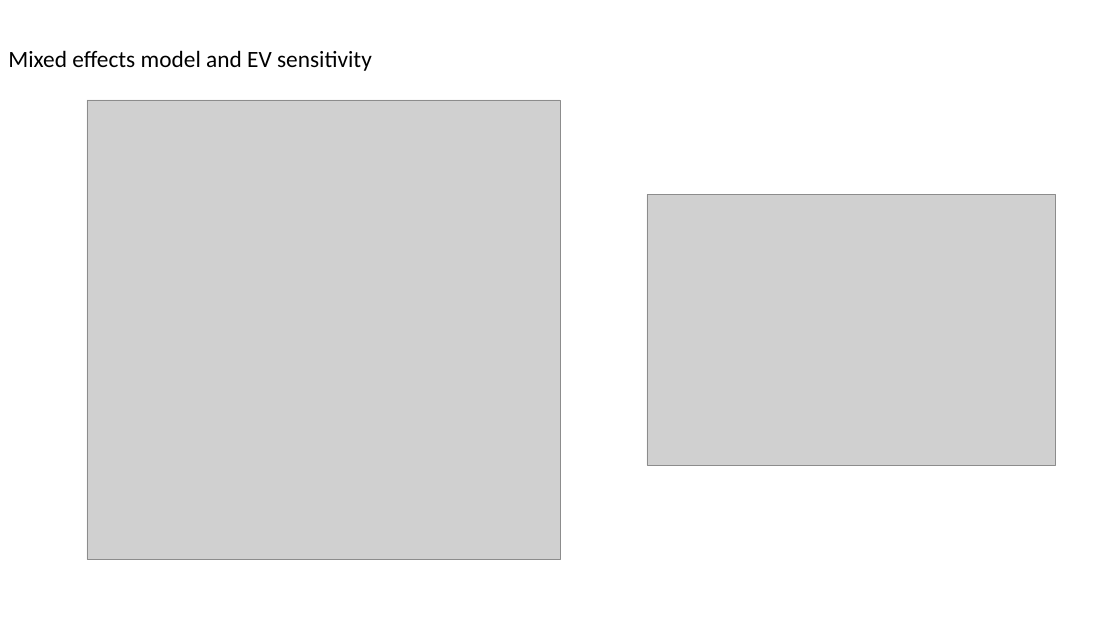
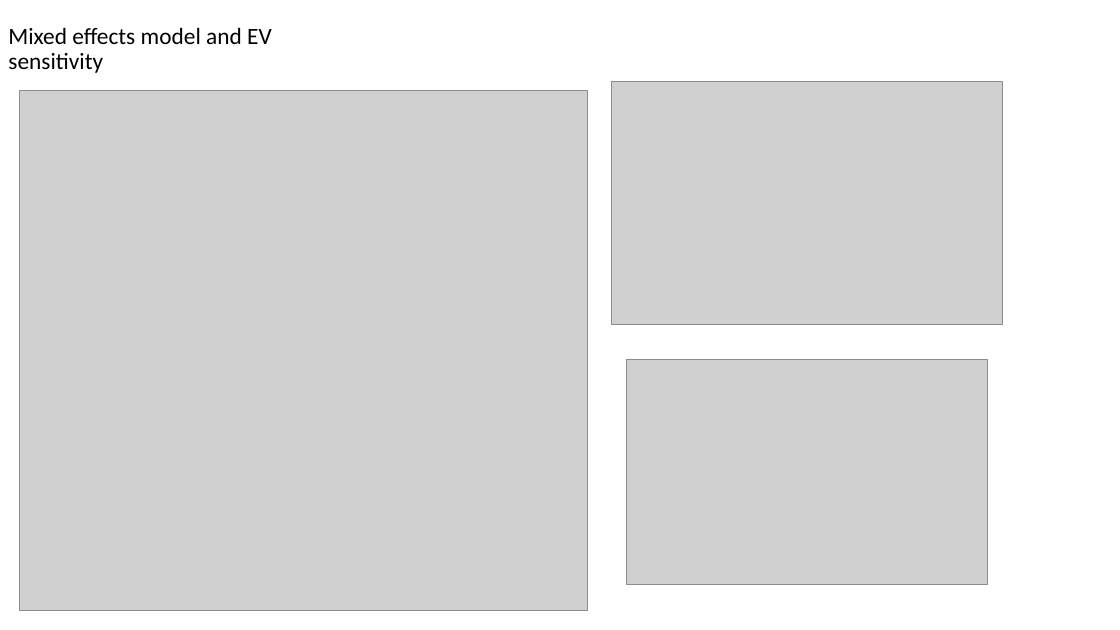
Before and after one commit to gpagnier/rampAnalysis, a slide deck: slide 4 of RampV08Instrumental2.0.pptx. Drawn at 1120x630 pixels with LibreOffice and Linux fonts; fonts in the diff are those of the drawing; grey boxes stand for pictures. Boxes give left, top, right and bottom in pixels: in the first picture for what was removed or moved away, otherwise in the second. Text is boxed around its words. In the diff, an @@ line names an element or a change of style, - is before the commit and + after.

```diff
--- a/RampV08Instrumental2.0.pptx
+++ b/RampV08Instrumental2.0.pptx
@@ title "Mixed effects model and EV ..." rewrapped from (8,50,372,71) to (8,27,272,73) @@
@@ picture: place and size @@
-picture at (647,195,1056,465)
+picture at (612,82,1002,325)
@@ picture: place and size @@
-picture at (87,100,560,560)
+picture at (20,91,588,611)
@@ picture added at (627,360,988,585) @@
```
Also in this commit, not shown: 6 other slides changed, 4 slides added, 8 slides removed, 9 other files.
